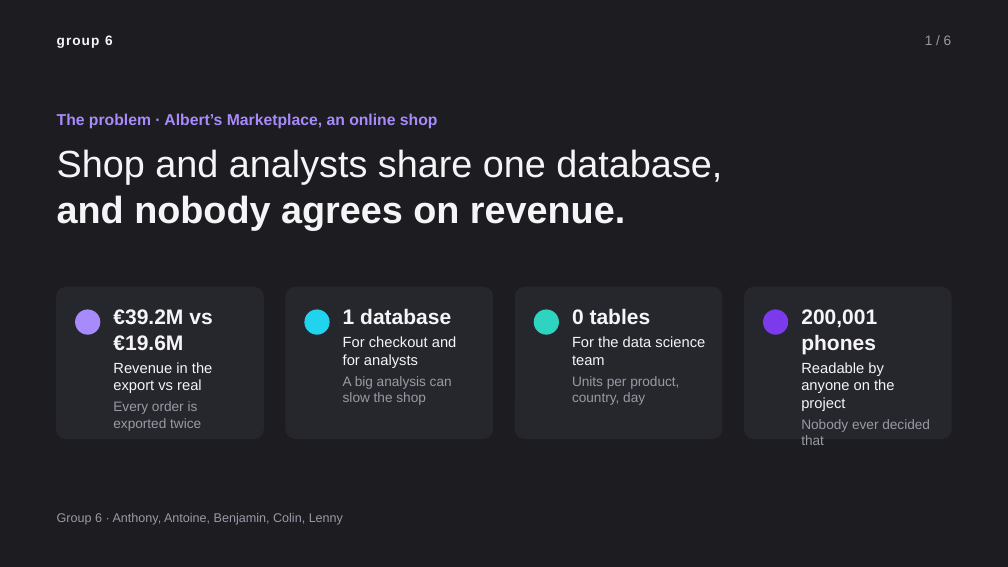
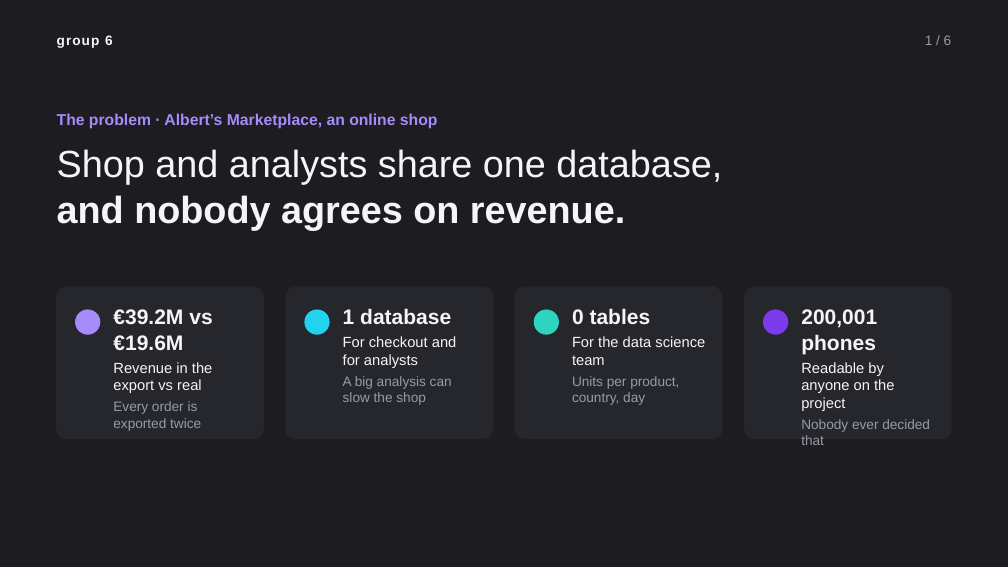
Before and after one commit to antotototototo18/albert-marketplace-data-platform, a slide deck: slide 1 of docs/presentation/group6-pitch.pptx. Drawn at 1008x567 pixels with LibreOffice and Linux fonts; fonts in the diff are those of the drawing. Boxes give left, top, right and bottom in pixels: in the first picture for what was removed or moved away, otherwise in the second. Text is boxed around its words. In the diff, an @@ line names an element or a change of style, - is before the commit and + after.

```diff
--- a/docs/presentation/group6-pitch.pptx
+++ b/docs/presentation/group6-pitch.pptx
@@ text removed at box(57, 513, 343, 525) @@
-Group 6 · Anthony, Antoine, Benjamin, Colin, Lenny
```
Also in this commit, not shown: 3 other slides changed, 1 other file.
